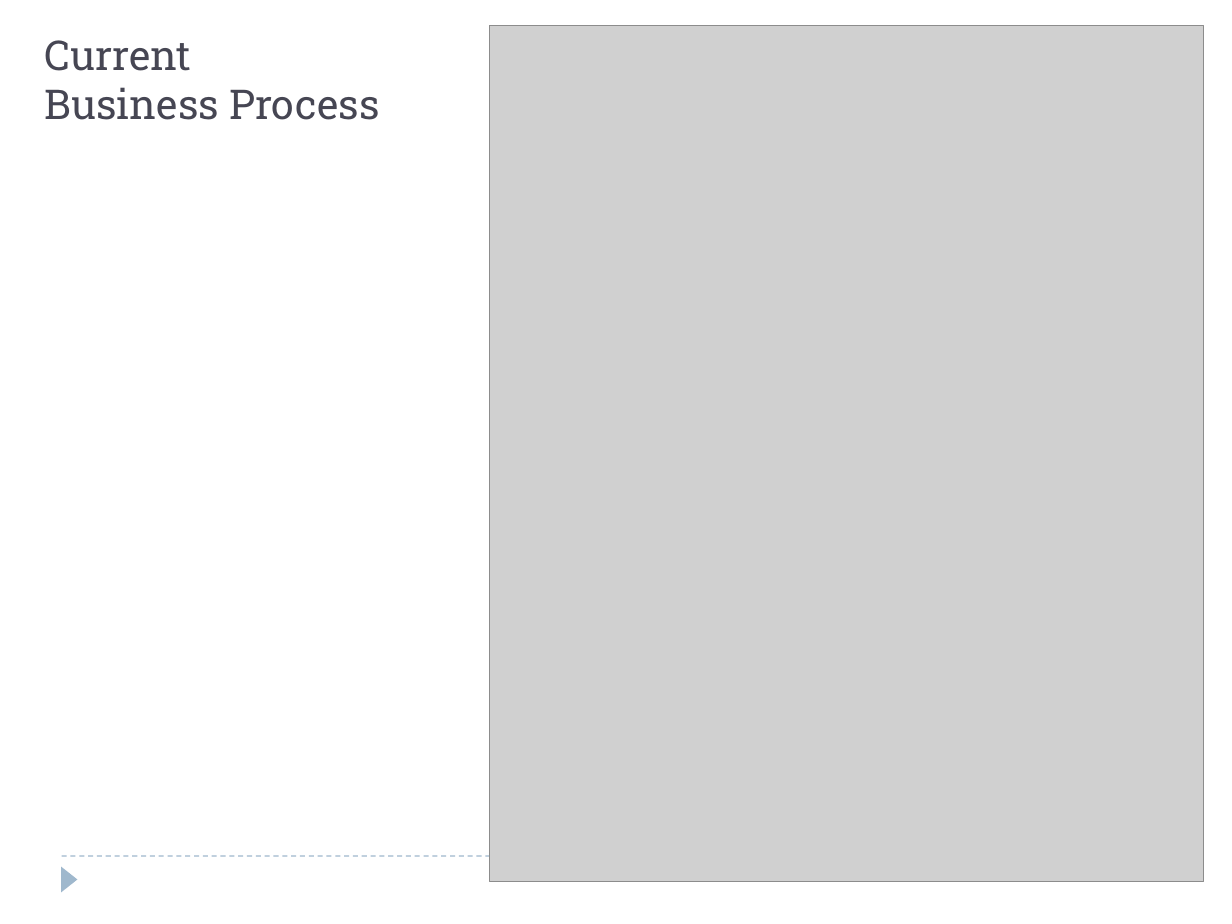
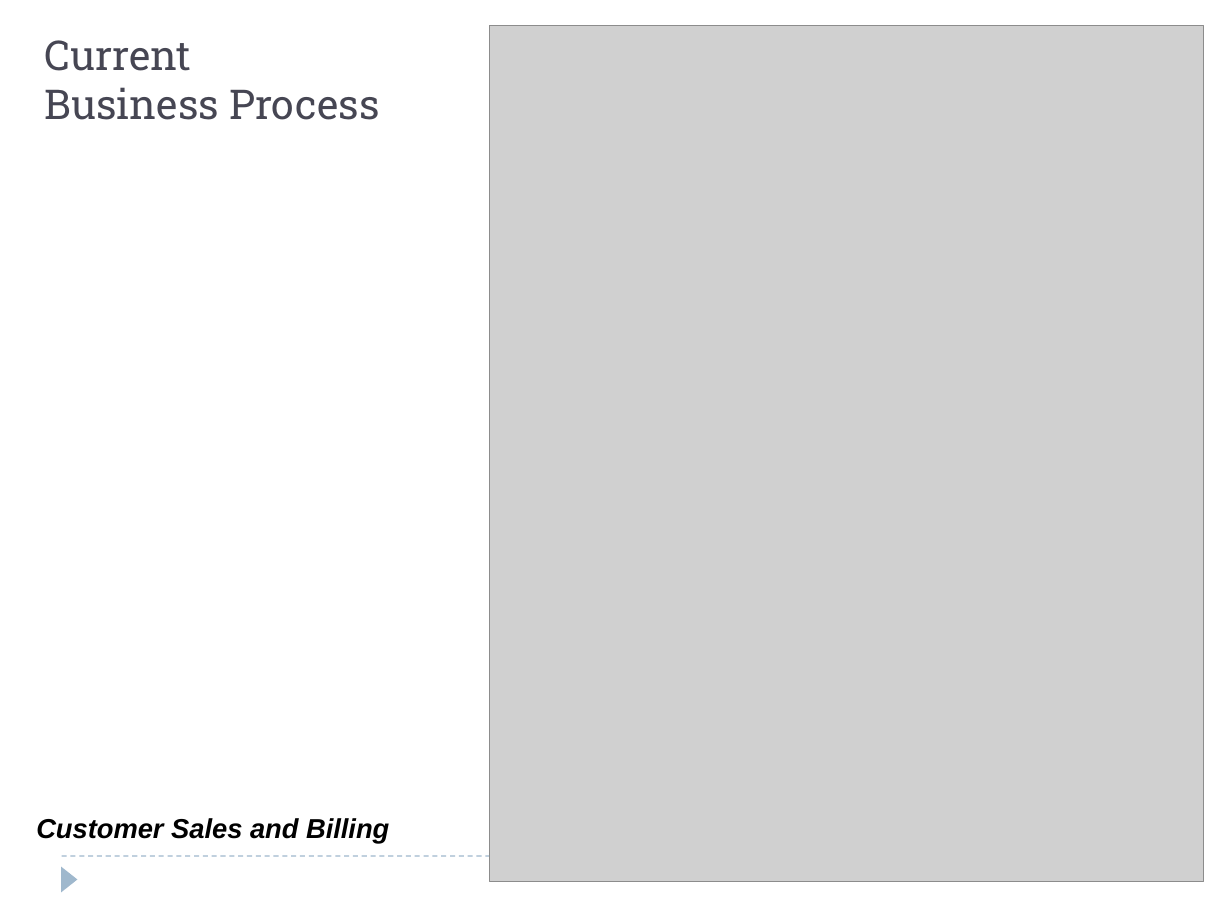
Before and after one commit to windieccf/t1-shipping, a slide deck: slide 19 of Enterprise Architech Presentation.pptx. Drawn at 1232x924 pixels with LibreOffice and Linux fonts; fonts in the diff are those of the drawing; grey boxes stand for pictures. Boxes give left, top, right and bottom in pixels: in the first picture for what was removed or moved away, otherwise in the second. Text is boxed around its words. In the diff, an @@ line names an element or a change of style, - is before the commit and + after.

```diff
--- a/Enterprise Architech Presentation.pptx
+++ b/Enterprise Architech Presentation.pptx
@@ text added at (36, 818, 389, 844), 16 pt, text #000000, bold, italic @@
+Customer Sales and Billing
```
Also in this commit, not shown: 14 other slides changed, 1 slide removed.
